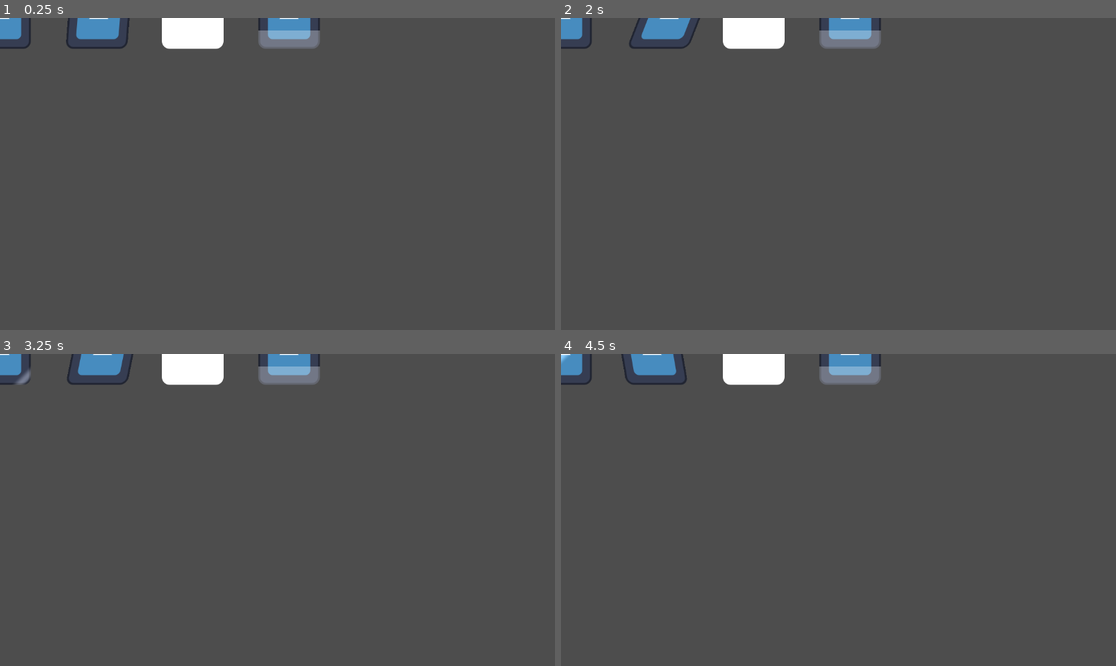
Above: before the commit, frames 1-4 (two rows, left to right).
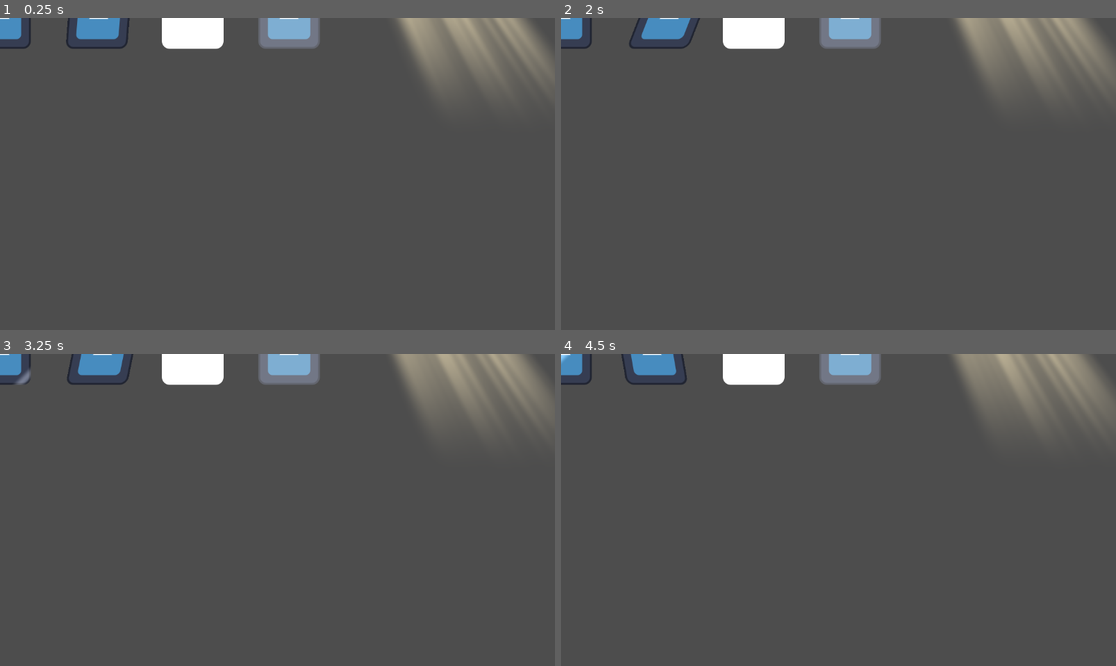
Above: after the commit, the same moments.

Repository: TheBrodsky/GTMK2024Submission
Game: Godot game, scene res://Shaders/ShaderShowcase.tscn
Two runs of this game, one before a commit and one after it. Both use one fixed random seed, a clock stepped at 60 frames per second and the inputs below. This scene is started directly instead of the project's main scene. The engine's default icon, where the game draws it, is replaced by a stand-in: a white triangle on a blue panel in a dark square.
Inputs:
- Up to frame 1 (0.25 s): no input
- Up to frame 2 (2 s): tap Enter (ui_accept) at 0.5, 0.77, 1.52 s; hold Right (ui_right) from 0.53 s (still down); tap R (global_rewind) at 0.6 s; tap Shift (slow_mo) at 1.35 s
- Up to frame 3 (3.25 s): tap Enter (ui_accept) at 2, 3.02 s; release Right (ui_right) at 2.03 s; hold Left (ui_left) 2.03-2.78 s; tap R (global_rewind) at 2.1 s; hold Right (ui_right) from 2.78 s (still down); tap Shift (slow_mo) at 2.85 s
- Up to frame 4 (4.5 s): tap R (global_rewind) at 3.6 s; tap Enter (ui_accept) at 3.77 s; release Right (ui_right) at 4.28 s; hold Left (ui_left) from 4.28 s (still down); tap Shift (slow_mo) at 4.35 s

The runs differ from the first frame. In frame 1, 5.5% of the frame differs, in the area x 46-100%, y 0-24%; in frame 2, 5.5%; in frame 3, 5.6%, in the area x 46-100%, y 0-25%; in frame 4, 5.5%.

Commit message:
Added god ray shader

Diff:
--- /dev/null
+++ b/Shaders/GodRays.gdshader
@@ -0,0 +1,111 @@
+/*
+Shader from Godot Shaders - the free shader library.
+godotshaders.com/shader/god-rays
+
+Feel free to use, improve and change this shader according to your needs
+and consider sharing the modified result on godotshaders.com.
+*/
+
+shader_type canvas_item;
+
+// --- Uniforms --- //
+uniform float angle = -0.3;
+uniform float position = -0.2;
+uniform float spread : hint_range(0.0, 1.0, 0.01) = 0.5;
+uniform float cutoff : hint_range(-1.0, 1.0, 0.01) = 0.1;
+uniform float falloff : hint_range(0.0, 2.0, 0.01) = 0.2;
+uniform float edge_fade : hint_range(0.0, 1.0, 0.01) = 0.15;
+
+uniform float speed = 1.0;
+uniform float ray1_density = 8.0;
+uniform float ray2_density = 30.0;
+uniform float ray2_intensity : hint_range(0.0, 1.0) = 0.3;
+
+uniform vec4 color : source_color = vec4(1.0, 0.9, 0.65, 0.8);
+
+uniform bool hdr = false;
+uniform float seed = 5.0;
+
+// Backward compatibility
+uniform sampler2D SCREEN_TEXTURE : hint_screen_texture, filter_linear_mipmap;
+
+// Random and noise functions from Book of Shader's chapter on Noise.
+float random(vec2 _uv) {
+   return fract(sin(dot(_uv.xy,
+                        vec2(12.9898, 78.233))) *
+       43758.5453123);
+}
+
+float noise (in vec2 uv) {
+   vec2 i = floor(uv);
+   vec2 f = fract(uv);
+
+   // Four corners in 2D of a tile
+   float a = random(i);
+   float b = random(i + vec2(1.0, 0.0));
+   float c = random(i + vec2(0.0, 1.0));
+   float d = random(i + vec2(1.0, 1.0));
+
+
+   // Smooth Interpolation
+
+   // Cubic Hermine Curve. Same as SmoothStep()
+   vec2 u = f * f * (3.0-2.0 * f);
+
+   // Mix 4 coorners percentages
+   return mix(a, b, u.x) +
+           (c - a)* u.y * (1.0 - u.x) +
+           (d - b) * u.x * u.y;
+}
+
+mat2 rotate(float _angle){
+   return mat2(vec2(cos(_angle), -sin(_angle)),
+               vec2(sin(_angle), cos(_angle)));
+}
+
+vec4 screen(vec4 base, vec4 blend){
+   return 1.0 - (1.0 - base) * (1.0 - blend);
+}
+
+void fragment()
+{
+
+   // Rotate, skew and move the UVs
+   vec2 transformed_uv = ( rotate(angle) * (UV - position) ) / ( (UV.y + spread) - (UV.y * spread) );
+
+   // Animate the ray according the the new transformed UVs
+   vec2 ray1 = vec2(transformed_uv.x * ray1_density + sin(TIME * 0.1 * speed) * (ray1_density * 0.2) + seed, 1.0);
+   vec2 ray2 = vec2(transformed_uv.x * ray2_density + sin(TIME * 0.2 * speed) * (ray1_density * 0.2) + seed, 1.0);
+
+   // Cut off the ray's edges
+   float cut = step(cutoff, transformed_uv.x) * step(cutoff, 1.0 - transformed_uv.x);
+   ray1 *= cut;
+   ray2 *= cut;
+
+   // Apply the noise pattern (i.e. create the rays)
+   float rays;
+
+   if (hdr){
+      // This is not really HDR, but check this to not clamp the two merged rays making
+      // their values go over 1.0. Can make for some nice effect
+      rays = noise(ray1) + (noise(ray2) * ray2_intensity);
+   }
+   else{
+      rays = clamp(noise(ray1) + (noise(ray2) * ray2_intensity), 0., 1.);
+   }
+
+   // Fade out edges
+   rays *= smoothstep(0.0, falloff, (1.0 - UV.y)); // Bottom
+   rays *= smoothstep(0.0 + cutoff, edge_fade + cutoff, transformed_uv.x); // Left
+   rays *= smoothstep(0.0 + cutoff, edge_fade + cutoff, 1.0 - transformed_uv.x); // Right
+
+   // Color to the rays
+   vec3 shine = vec3(rays) * color.rgb;
+
+   // Try different blending modes for a nicer effect. "Screen" is included in the code,
+   // but take a look at https://godotshaders.com/snippet/blending-modes/ for more.
+   // With "Screen" blend mode:
+   shine = screen(texture(SCREEN_TEXTURE, SCREEN_UV), vec4(color)).rgb;
+
+   COLOR = vec4(shine, rays * color.a);
+}
--- a/Shaders/ShaderShowcase.tscn
+++ b/Shaders/ShaderShowcase.tscn
@@ -1,10 +1,11 @@
-[gd_scene load_steps=13 format=3 uid="uid://dfsjj1uixomig"]
+[gd_scene load_steps=15 format=3 uid="uid://dfsjj1uixomig"]
 
 [ext_resource type="Shader" path="res://Shaders/Highlight.gdshader" id="1_1i2w3"]
 [ext_resource type="Texture2D" uid="uid://bccyom5neuu1h" path="res://icon.svg" id="2_f5j0x"]
 [ext_resource type="Shader" uid="uid://dkdhw4o5cs7tl" path="res://Shaders/HitFlash.tres" id="3_jeraj"]
 [ext_resource type="Shader" uid="uid://dmpvmqdo37w0v" path="res://Shaders/Grass.tres" id="3_rd42b"]
 [ext_resource type="Shader" path="res://Shaders/ProgressBar.gdshader" id="5_55bvk"]
+[ext_resource type="Shader" path="res://Shaders/GodRays.gdshader" id="6_ji7r2"]
 
 [sub_resource type="ShaderMaterial" id="ShaderMaterial_2p7xn"]
 shader = ExtResource("1_1i2w3")
@@ -65,8 +66,25 @@
 [sub_resource type="ShaderMaterial" id="ShaderMaterial_c823n"]
 shader = ExtResource("5_55bvk")
 shader_parameter/barColor = Color(1, 1, 1, 1)
-shader_parameter/progress = 0.3
+shader_parameter/progress = 0.7
 shader_parameter/opacity = 0.3
+shader_parameter/isHorizontal = false
+
+[sub_resource type="ShaderMaterial" id="ShaderMaterial_wovbh"]
+shader = ExtResource("6_ji7r2")
+shader_parameter/angle = -0.3
+shader_parameter/position = -0.2
+shader_parameter/spread = 0.5
+shader_parameter/cutoff = 0.1
+shader_parameter/falloff = 0.7
+shader_parameter/edge_fade = 0.15
+shader_parameter/speed = 1.0
+shader_parameter/ray1_density = 8.0
+shader_parameter/ray2_density = 30.0
+shader_parameter/ray2_intensity = 0.3
+shader_parameter/color = Color(1, 0.9, 0.65, 0.8)
+shader_parameter/hdr = false
+shader_parameter/seed = 5.0
 
 [node name="Highlight" type="Node2D"]
 
@@ -93,3 +111,9 @@
 material = SubResource("ShaderMaterial_c823n")
 position = Vector2(600, 0)
 texture = ExtResource("2_f5j0x")
+
+[node name="GodRay" type="Sprite2D" parent="."]
+material = SubResource("ShaderMaterial_wovbh")
+position = Vector2(1000, 0)
+scale = Vector2(4, 4)
+texture = ExtResource("2_f5j0x")
